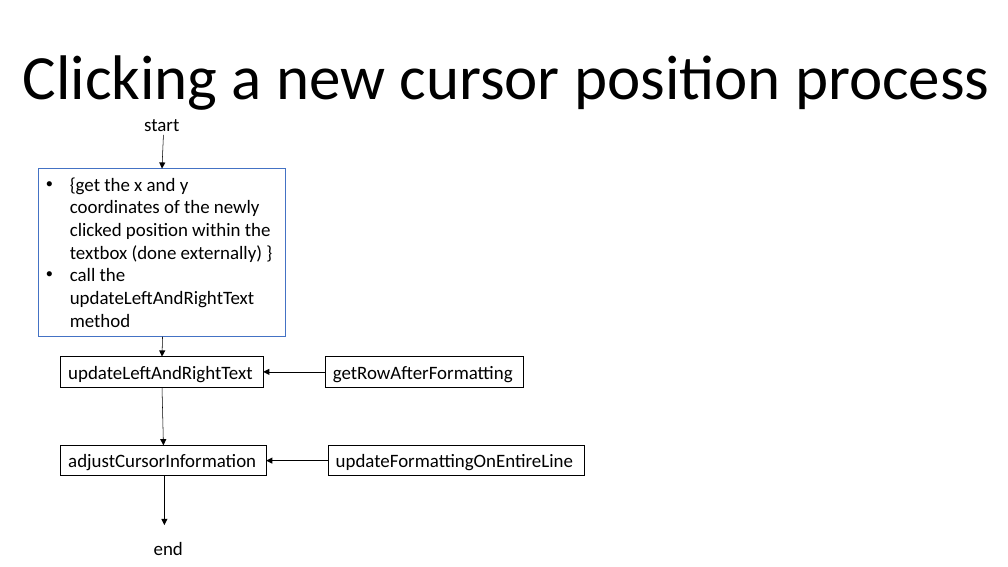
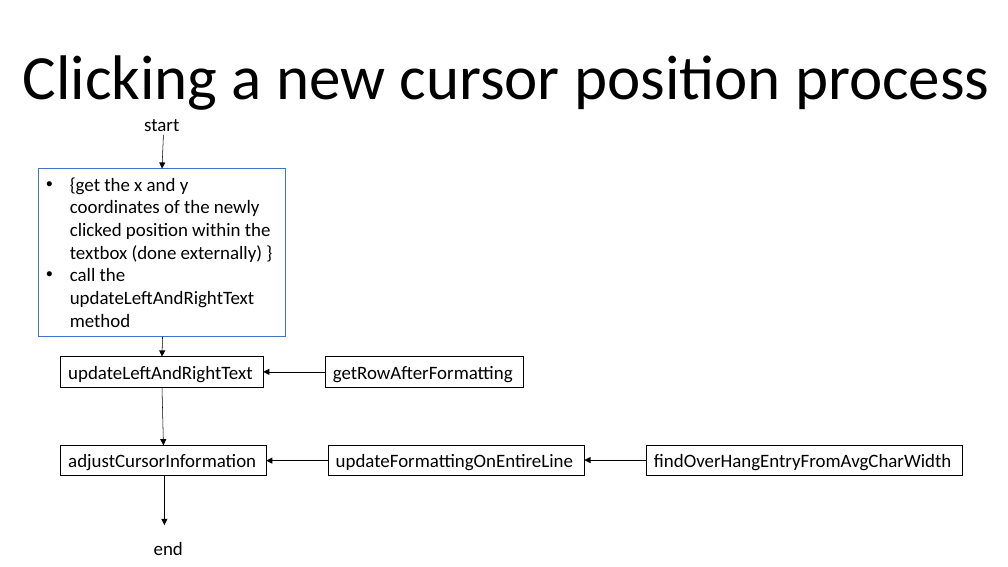
Before and after one commit to L-Holmes/PowerPoint-Quiz-Generator, a slide deck: slide 1 of textbox guide.pptx. Drawn at 1008x567 pixels with LibreOffice and Linux fonts; fonts in the diff are those of the drawing. Boxes give left, top, right and bottom in pixels: in the first picture for what was removed or moved away, otherwise in the second. Text is boxed around its words. In the diff, an @@ line names an element or a change of style, - is before the commit and + after.

Commit message:
checked the updateFormattingOnEntireLine method and modified it to account for the point where the left text meets the right text. Also created new method (findOverHangFromAvgCharWidth) to provide a more efficient method of finding the position of the overhang within the text

```diff
--- a/textbox guide.pptx
+++ b/textbox guide.pptx
@@ rectangle added at bbox=[647, 445, 963, 476], outline #000000 0.75 pt, 18 pt, text #000000 @@
+findOverHangEntryFromAvgCharWidth
@@ arrow added from (647, 461) to (585, 461), #000000 0.5 pt @@
```
Also in this commit, not shown: 1 other slide changed, 6 slides added, 1 other file.
